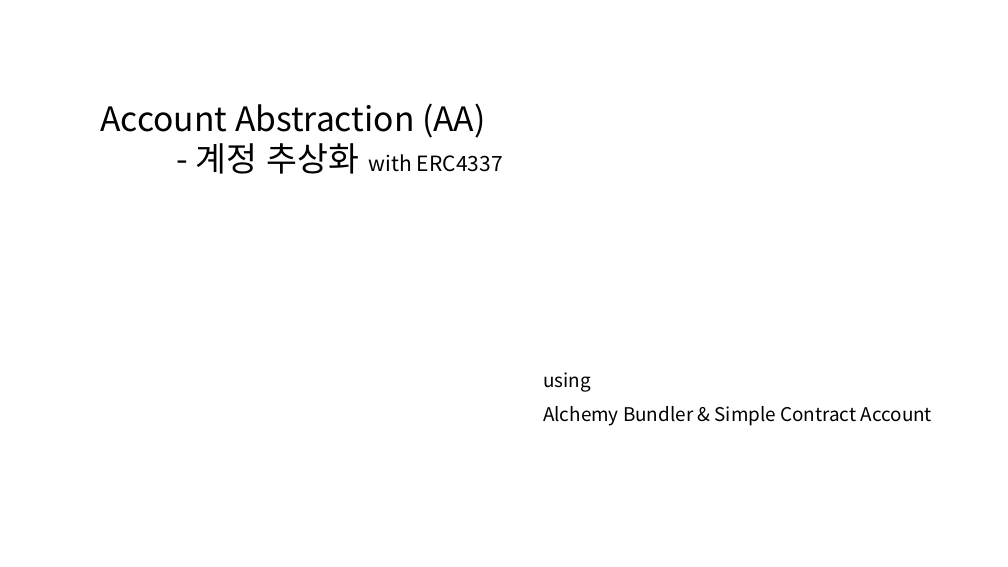
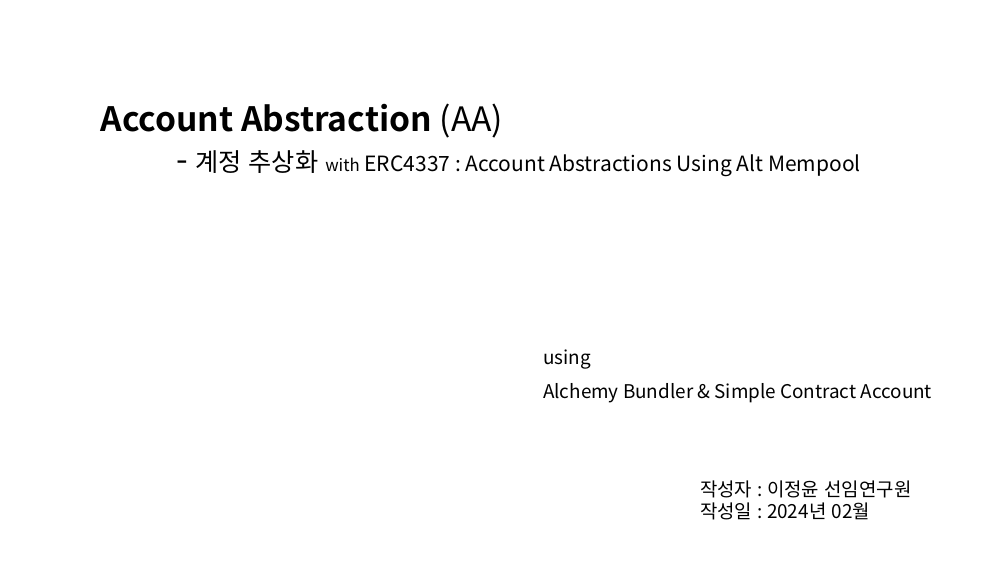
Before and after one commit to yyyljy/erc4337_alchemybundler, a slide deck: slide 1 of ERC4337.pptx. Drawn at 1008x567 pixels with LibreOffice and Linux fonts; fonts in the diff are those of the drawing. Boxes give left, top, right and bottom in pixels: in the first picture for what was removed or moved away, otherwise in the second. Text is boxed around its words. In the diff, an @@ line names an element or a change of style, - is before the commit and + after.

```diff
--- a/ERC4337.pptx
+++ b/ERC4337.pptx
@@ text at [100, 103, 503, 138]: bold on in "Account Abstraction" @@
@@ text at [195, 150, 861, 177]: text changed @@
-- 계정 추상화 with ERC4337
+- 계정 추상화 with ERC4337 : Account Abstractions Using Alt Mempool
@@ text "using": place and size @@
-text "using" at [543, 372, 932, 426]
+text "using" at [543, 349, 932, 403]
@@ text added at [700, 480, 912, 520], 18 pt, text #000000 @@
+작성자 : 이정윤 선임연구원
+작성일 : 2024년 02월
```
Also in this commit, not shown: 4 other slides changed, 10 slides added, 4 other files.
